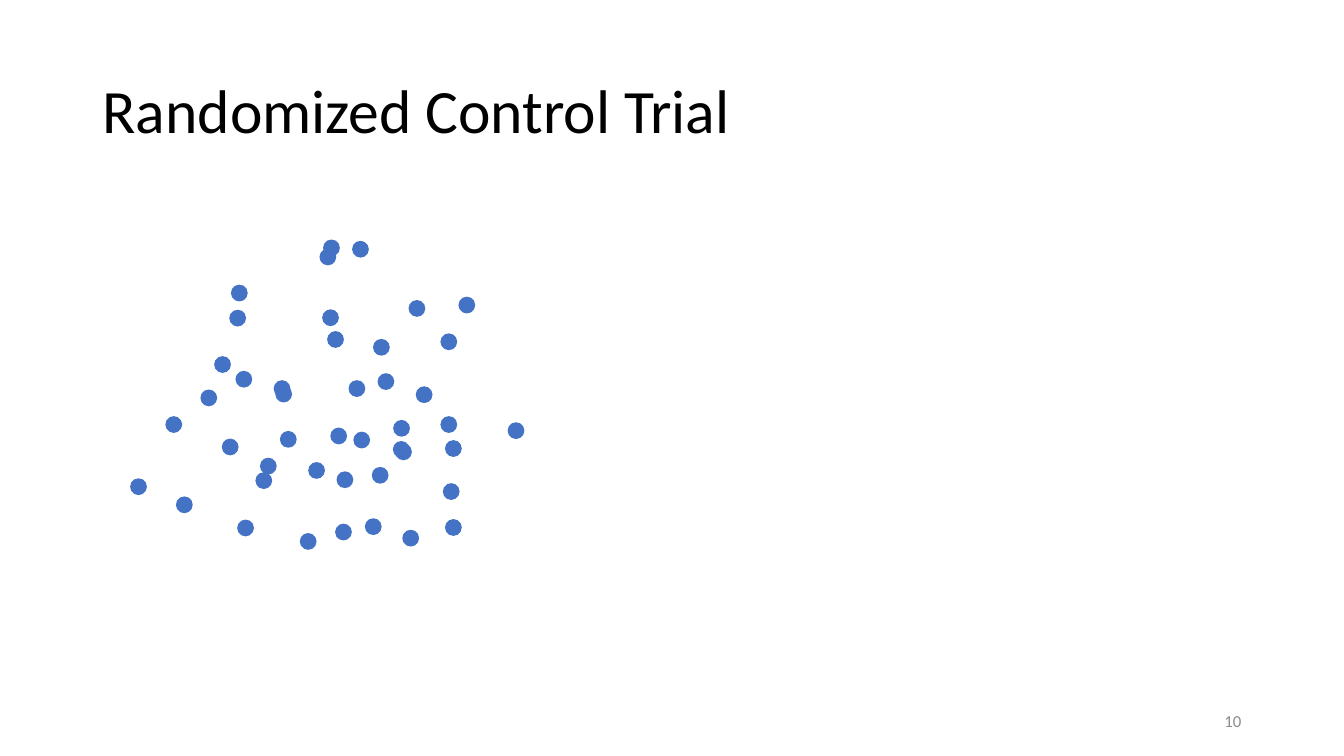
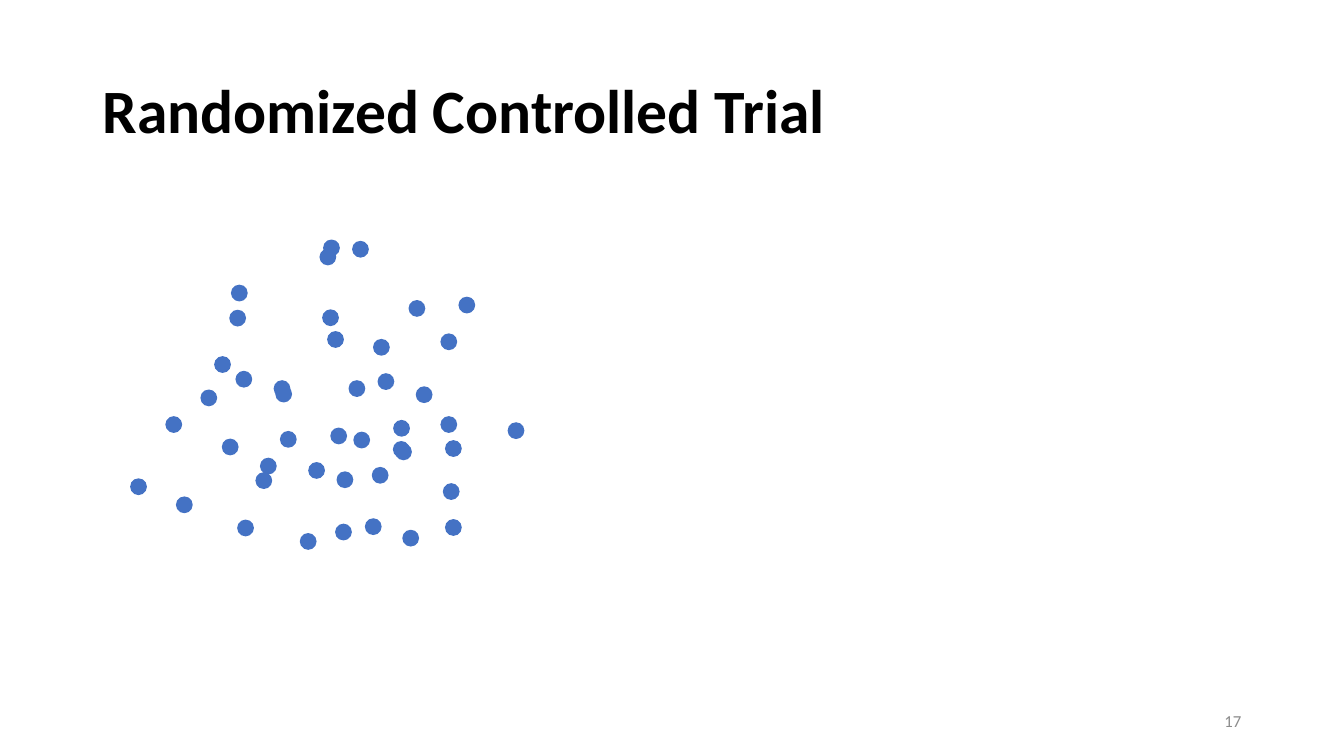
Before and after one commit to thuydtng/Adult-Education, a slide deck: slide 17 of Randomized Control Trial.pptx (slide 10 before the commit). Drawn at 1344x756 pixels with LibreOffice and Linux fonts; fonts in the diff are those of the drawing. Boxes give left, top, right and bottom in pixels: in the first picture for what was removed or moved away, otherwise in the second. Text is boxed around its words. In the diff, an @@ line names an element or a change of style, - is before the commit and + after.

```diff
--- a/Randomized Control Trial.pptx
+++ b/Randomized Control Trial.pptx
@@ title at (102,89,825,134): text changed; bold on @@
-Randomized Control Trial
+Randomized Controlled Trial
@@ page number at (1224,716,1241,727): text changed @@
-10
+17
```
Also in this commit, not shown: 15 other slides changed, 8 slides added, 1 other file.
